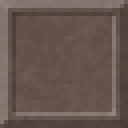
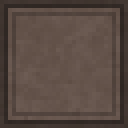
Layer changes from the first 128px x 128px image to the second:
added layer "Layer 12" (40%) above "Layer 11" over [4, 4, 124, 124]
added layer "Layer 11" (20%) above "Layer 10" over [0, 0, 128, 128]
added layer "Layer 10" (20%) above "Layer 4" over [0, 0, 128, 128]
hid "Layer 4" over [0, 0, 128, 128]
hid "Layer 2" over [0, 0, 128, 128]
